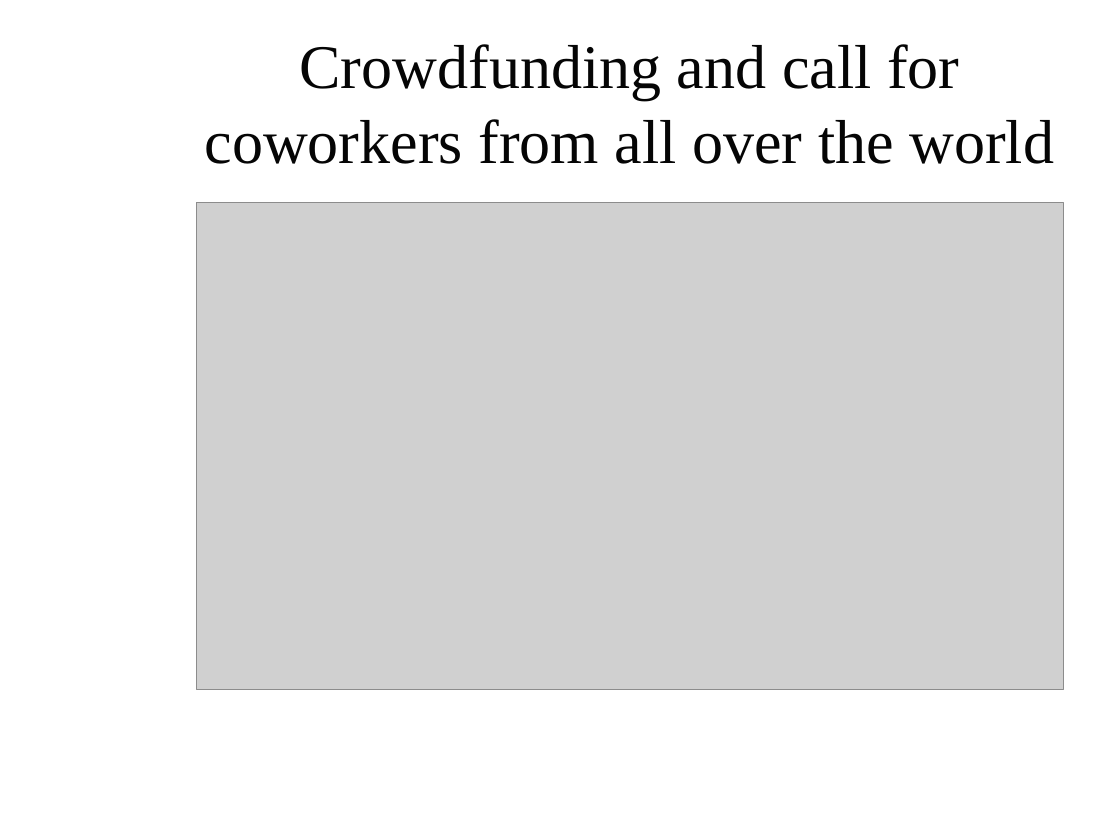
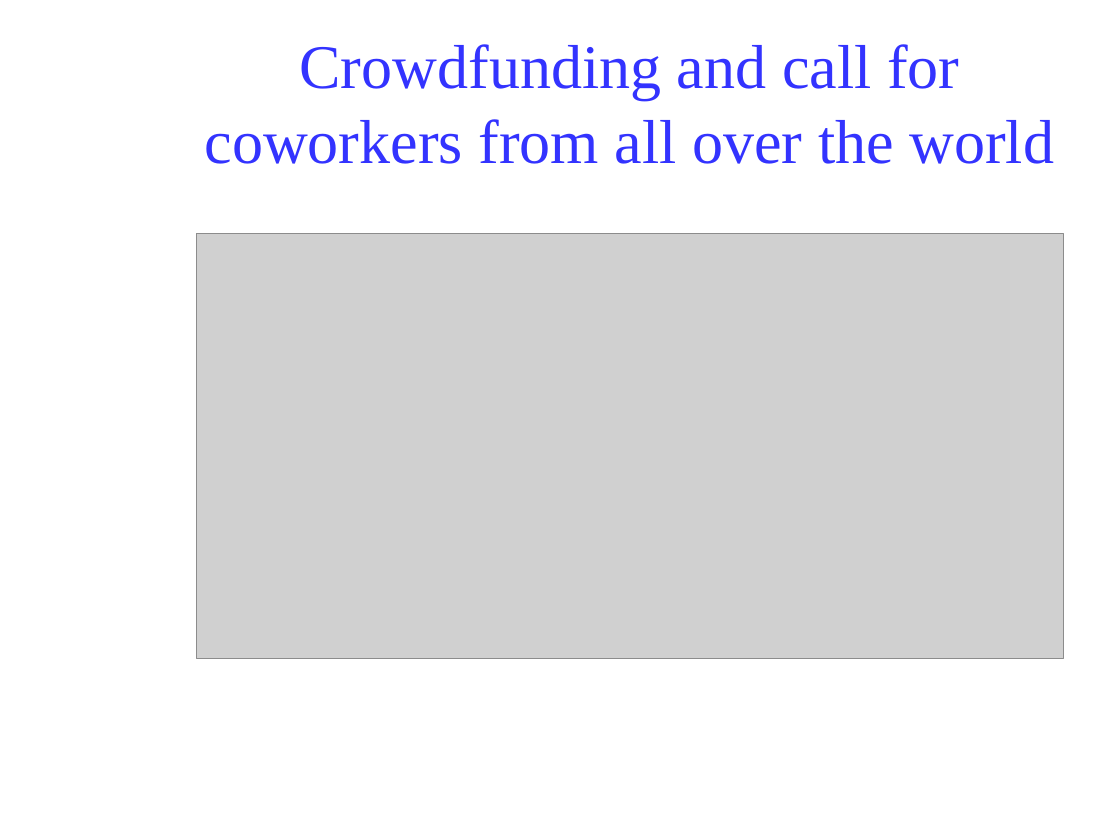
Before and after one commit to Klarala13/collectivity, a slide deck: slide 7 of Presentation/collectivity.odp. Drawn at 1120x840 pixels with LibreOffice and Linux fonts; fonts in the diff are those of the drawing; grey boxes stand for pictures; background and template pictures are left out. Boxes give left, top, right and bottom in pixels: in the first picture for what was removed or moved away, otherwise in the second. Text is boxed around its words. In the diff, an @@ line names an element or a change of style, - is before the commit and + after.

```diff
--- a/Presentation/collectivity.odp
+++ b/Presentation/collectivity.odp
@@ title "Crowdfunding and call for coworkers ..." at [205, 44, 1054, 164]: text colour #050505 to #3333FF @@
@@ picture: place and size @@
-picture at [197, 202, 1064, 689]
+picture at [197, 234, 1064, 659]
```
Also in this commit, not shown: 4 other slides changed, 1 slide added, 2 slides removed, 9 other files.
